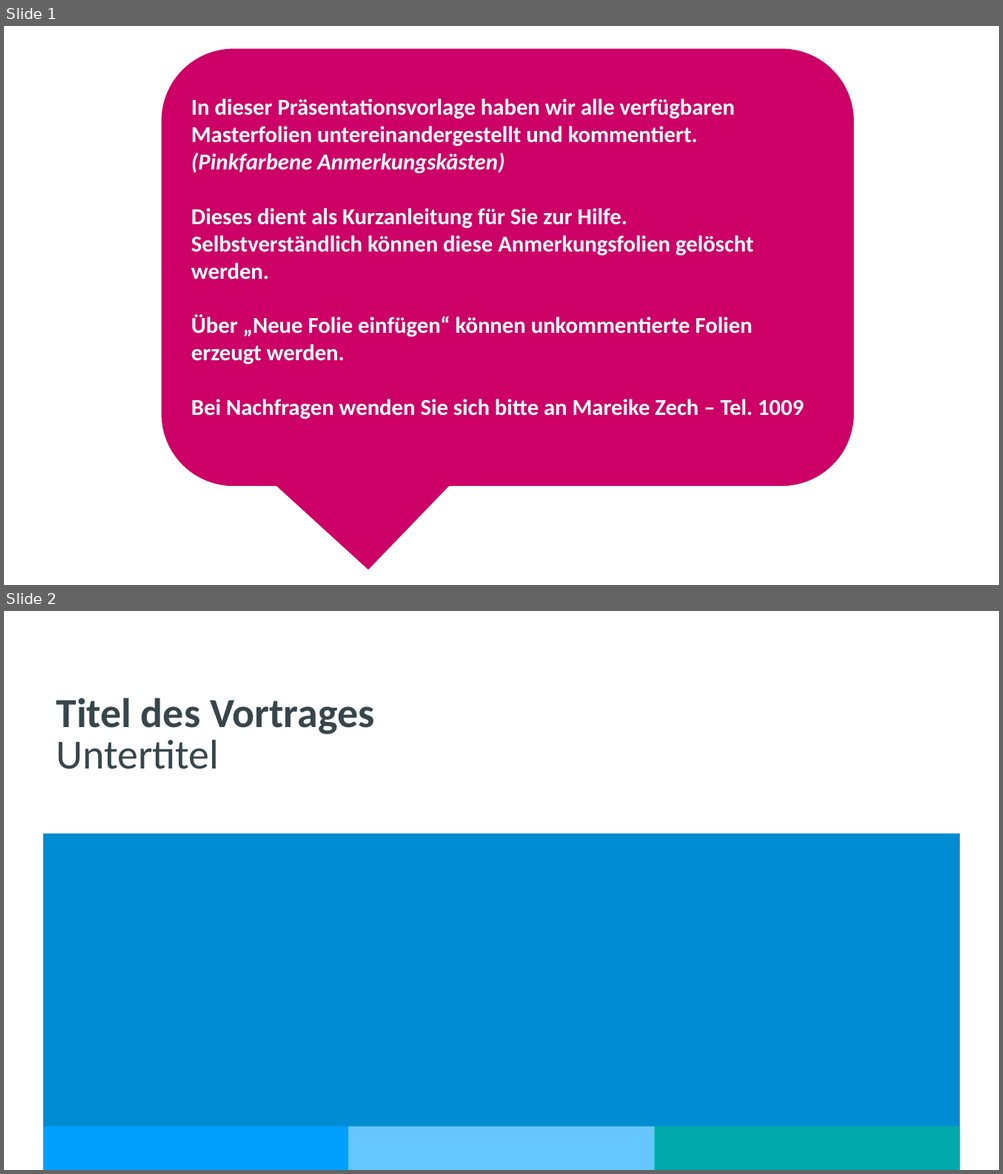
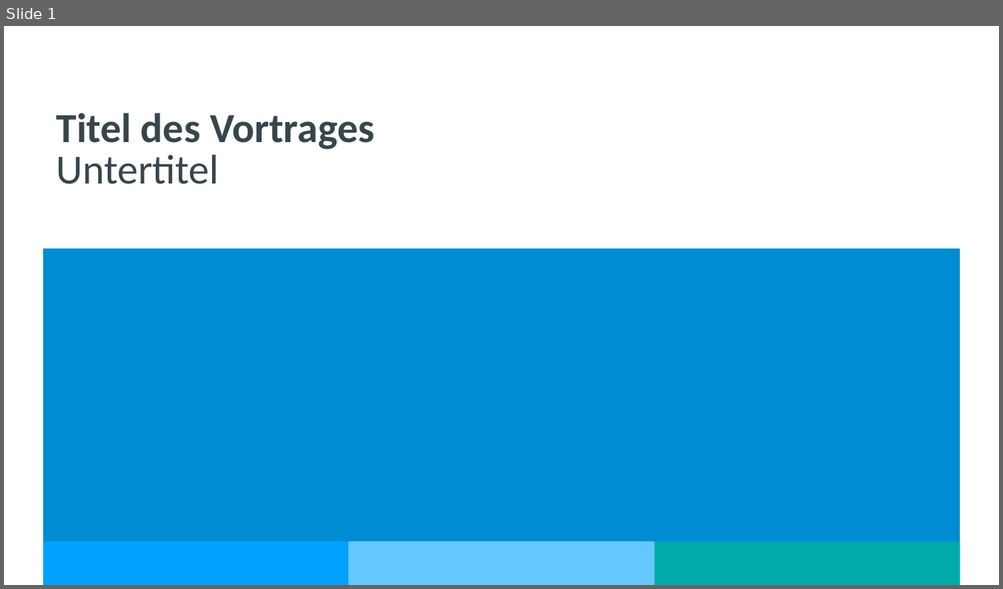
Before and after one commit to JetteGercken/TI_BZE_BE_analysis, a slide deck: info/biomasse_vergleich_MoMoK_BE.pptx. Shown one above the other, each under a label of ours: slides 1 and 2 before the commit, slide 1 after it. The pictures are 1003x1174 and 1003x589 pixels, drawn with LibreOffice and Linux fonts; fonts in the diff are those of the drawing; background and template pictures are left out. Boxes give left, top, right and bottom in pixels: in the first picture for what was removed or moved away, otherwise in the second. Text is boxed around its words. In the diff, an @@ line names an element or a change of style, - is before the commit and + after.

```diff
--- a/info/biomasse_vergleich_MoMoK_BE.pptx
+++ b/info/biomasse_vergleich_MoMoK_BE.pptx
@@ slide 1 removed at <box>4,26,999,585</box>, background #FFFFFF; not listed: 4 template elements that a slide beside it also shows @@
@@ rectangle removed at <box>4,26,999,585</box> @@
@@ rounded speech box removed at <box>160,47,855,488</box> @@
-In dieser Präsentationsvorlage haben wir alle verfügbaren Masterfolien untereinandergestellt und kommentiert.
-(Pinkfarbene Anmerkungskästen)
-Dieses dient als Kurzanleitung für Sie zur Hilfe.
-Selbstverständlich können diese Anmerkungsfolien gelöscht werden.
-Über „Neue Folie einfügen“ können unkommentierte Folien erzeugt werden.
-Bei Nachfragen wenden Sie sich bitte an Mareike Zech – Tel. 1009
@@ what was slide 2 is now slide 1 @@
```
Also in this commit, not shown: 5 slides changed, 7 other slides removed, 1 other file.
